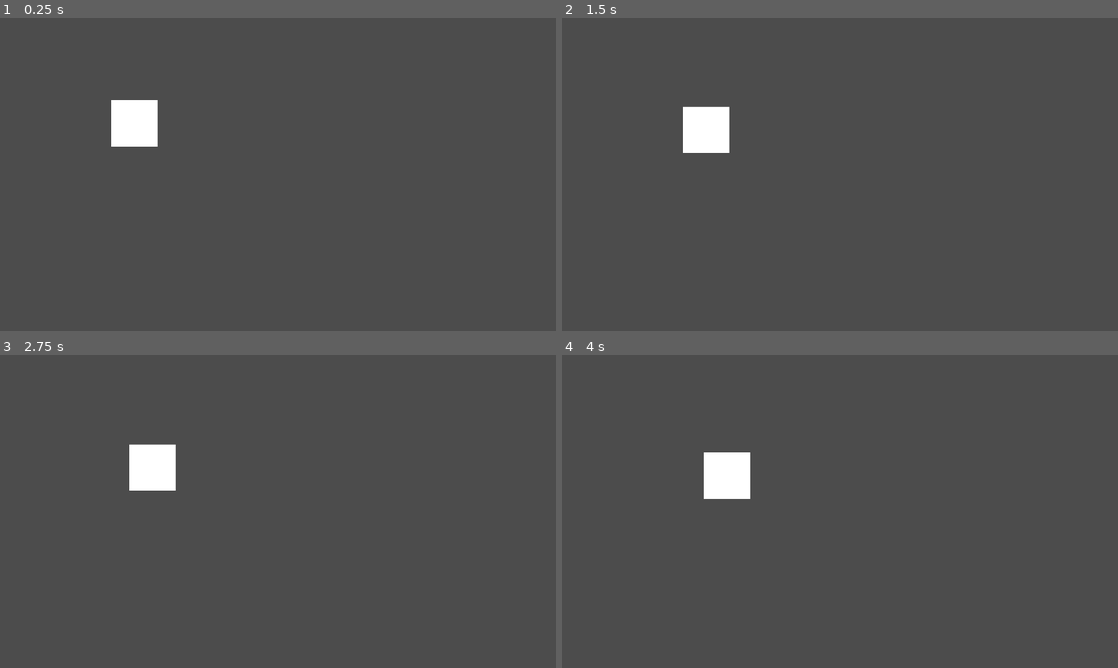
Above: before the commit, frames 1-4 (two rows, left to right).
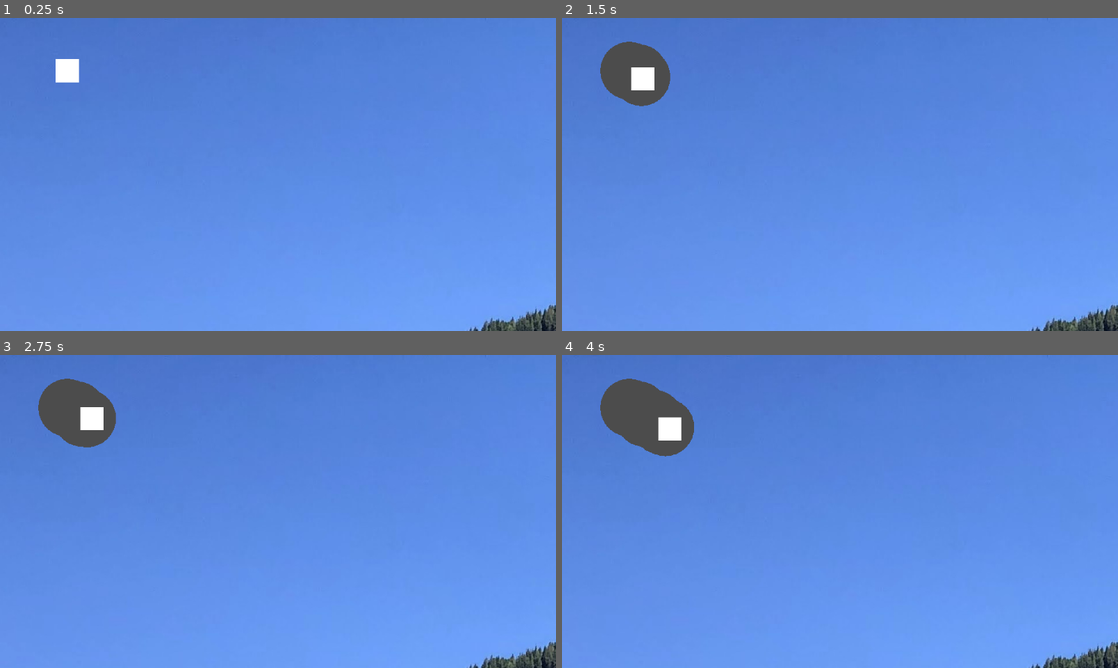
Above: after the commit, the same moments.

Repository: sredna43/gameoff2021
Game: Godot game, scene res://main/Main.tscn
Same seed, same stepped clock (60 frames per second), same inputs: the game is played once before the commit and once after it.
Inputs (mouse positions are in pixels of both pictures, inside the frame that each line leads up to):
- Up to frame 1 (0.25 s): no input
- Up to frame 2 (1.5 s): tap Enter at 0.5 s; move the mouse to (962, 158) at 0.52 s; click (962, 158) at 0.67 s; tap Space at 1.25 s; move the mouse to (728, 190) at 1.27 s; click (728, 190) at 1.42 s
- Up to frame 3 (2.75 s): tap Enter at 2 s; move the mouse to (333, 442) at 2.02 s; click (333, 442) at 2.17 s
- Up to frame 4 (4 s): tap Space at 2.75 s; move the mouse to (812, 574) at 2.77 s; click (812, 574) at 2.92 s; tap Enter at 3.5 s; move the mouse to (1006, 558) at 3.52 s; click (1006, 558) at 3.67 s

The runs differ from the first frame. In frame 1, 100% of the frame differs, in the area x 0-100%, y 0-100%; in frame 2, 98%; in frame 3, 98%; in frame 4, 97%.

Commit message:
#1vx318v
Implement basic dig feature, enhance player movement

Diff:
--- a/Godot/characters/player/Player.tscn
+++ b/Godot/characters/player/Player.tscn
@@ -38,12 +38,6 @@
 "_edit_use_anchors_": false
 }
 
-[node name="Camera2D" type="Camera2D" parent="."]
-current = true
-zoom = Vector2( 0.25, 0.25 )
-limit_left = 0
-limit_top = 0
-
 [node name="States" type="Node2D" parent="."]
 script = ExtResource( 4 )
 
--- a/Godot/characters/player/scripts/controller.gd
+++ b/Godot/characters/player/scripts/controller.gd
@@ -4,18 +4,24 @@
 onready var animation_player = $AnimationPlayer
 
 var dir
+export var max_speed = 250
 export var speed = 100
-var velocity
+var velocity = Vector2.ZERO
 
 func _ready():
 	state_machine.init(self)
 
-func _physics_process(delta):
+func _physics_process(_delta):
 	state_machine.run()
 
 func move():
-	dir = get_local_mouse_position().normalized()
-	velocity = speed * dir
+	dir = get_local_mouse_position()
+	# Don't allow for faster movement diagonally
+
+	if dir.length() > max_speed:
+		velocity = dir.normalized() * max_speed
+	else:
+		velocity = dir
 	velocity = move_and_slide(velocity, Vector2.UP)
 
 func play_animation(animation):
--- a/Godot/characters/player/scripts/fsm/states/idle.gd
+++ b/Godot/characters/player/scripts/fsm/states/idle.gd
@@ -1,6 +1,6 @@
 extends PlayerState
 
-func run(player):
+func run(_player):
 	if Input.is_mouse_button_pressed(BUTTON_LEFT):
 		return "move"
 	return ""
--- a/Godot/levels/0/Level_0.tscn
+++ b/Godot/levels/0/Level_0.tscn
@@ -1,8 +1,58 @@
-[gd_scene load_steps=2 format=2]
+[gd_scene load_steps=7 format=2]
 
 [ext_resource path="res://characters/player/Player.tscn" type="PackedScene" id=1]
+[ext_resource path="res://assets/textures/levels/FullGroupSoccer_Cropped.jpg" type="Texture" id=2]
+[ext_resource path="res://levels/0/level_0.gd" type="Script" id=3]
+[ext_resource path="res://levels/drawer.gd" type="Script" id=4]
+
+[sub_resource type="Shader" id=1]
+code = "shader_type canvas_item;
+
+uniform sampler2D mask_texture;
+
+void fragment() {
+	COLOR.rgb = texture(TEXTURE, UV).rgb;
+	COLOR.a = 1.0 - texture(mask_texture, UV).r;
+}"
+
+[sub_resource type="ShaderMaterial" id=2]
+shader = SubResource( 1 )
 
 [node name="Level_0" type="Node2D"]
+script = ExtResource( 3 )
+__meta__ = {
+"_edit_horizontal_guides_": [ 3351.0 ]
+}
+
+[node name="Overlay" type="TextureRect" parent="."]
+material = SubResource( 2 )
+margin_right = 1920.0
+margin_bottom = 3350.0
+texture = ExtResource( 2 )
+expand = true
+__meta__ = {
+"_edit_use_anchors_": false
+}
 
 [node name="Player" parent="." instance=ExtResource( 1 )]
 position = Vector2( 116, 91 )
+
+[node name="Camera2D" type="Camera2D" parent="Player"]
+current = true
+zoom = Vector2( 0.5, 0.5 )
+limit_left = 0
+limit_top = 0
+limit_right = 1920
+limit_bottom = 3355
+
+[node name="DrawingLayer" type="Viewport" parent="."]
+size = Vector2( 20, 20 )
+handle_input_locally = false
+disable_3d = true
+usage = 0
+render_target_v_flip = true
+render_target_clear_mode = 1
+render_target_update_mode = 3
+
+[node name="Drawer" type="Node2D" parent="DrawingLayer"]
+script = ExtResource( 4 )
--- /dev/null
+++ b/Godot/levels/0/level_0.gd
@@ -0,0 +1 @@
+extends Level
--- /dev/null
+++ b/Godot/levels/base_level.gd
@@ -0,0 +1,26 @@
+extends Node2D
+class_name Level
+
+onready var viewport: Viewport = $DrawingLayer
+onready var overlay: TextureRect = $Overlay
+onready var drawer: Node2D = $DrawingLayer/Drawer
+
+var pressed = false
+
+func _ready():
+	viewport.set_size(overlay.get_texture().get_size())
+	overlay.set_size(overlay.get_texture().get_size())
+
+func _input(event):
+	if event is InputEventMouseButton and event.button_index == BUTTON_LEFT:
+		pressed = event.is_pressed()
+
+func _physics_process(_delta):
+	if pressed:
+		drawer.draw_at($Player.position)
+
+	yield(VisualServer, "frame_post_draw")
+
+	var texture = viewport.get_texture()
+
+	overlay.material.set_shader_param("mask_texture", texture)
--- /dev/null
+++ b/Godot/levels/drawer.gd
@@ -0,0 +1,14 @@
+extends Node2D
+
+var draw_pos = null
+
+func _draw():
+	if !draw_pos: return
+	draw_circle(draw_pos, 50, Color.white)
+
+func _process(_delta):
+	pass
+
+func draw_at(pos):
+	draw_pos = pos
+	update()
--- a/Godot/project.godot
+++ b/Godot/project.godot
@@ -9,6 +9,11 @@
 config_version=4
 
 _global_script_classes=[ {
+"base": "Node2D",
+"class": "Level",
+"language": "GDScript",
+"path": "res://levels/base_level.gd"
+}, {
 "base": "Node2D",
 "class": "Main",
 "language": "GDScript",
@@ -25,6 +30,7 @@
 "path": "res://characters/player/scripts/fsm/state.gd"
 } ]
 _global_script_class_icons={
+"Level": "",
 "Main": "",
 "PlayerFSM": "",
 "PlayerState": ""
Binary file added: Godot/assets/textures/levels/FullGroupSoccer_Cropped.jpg
Not shown, added: Godot/assets/textures/levels/FullGroupSoccer_Cropped.jpg.import
